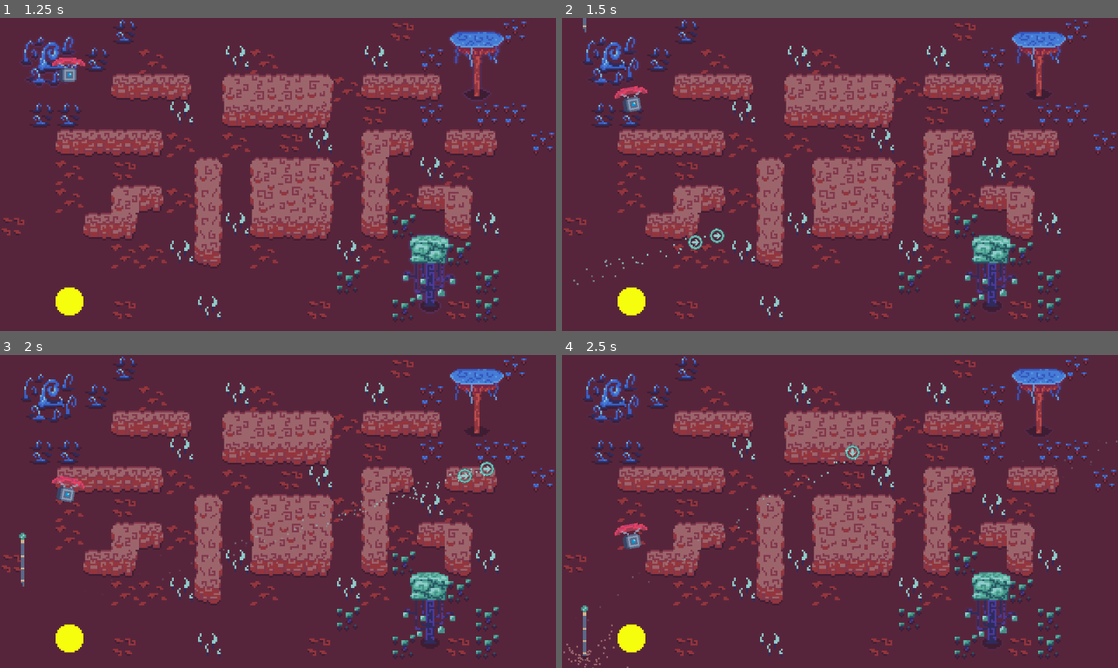
Above: before the commit, frames 1-4 (two rows, left to right).
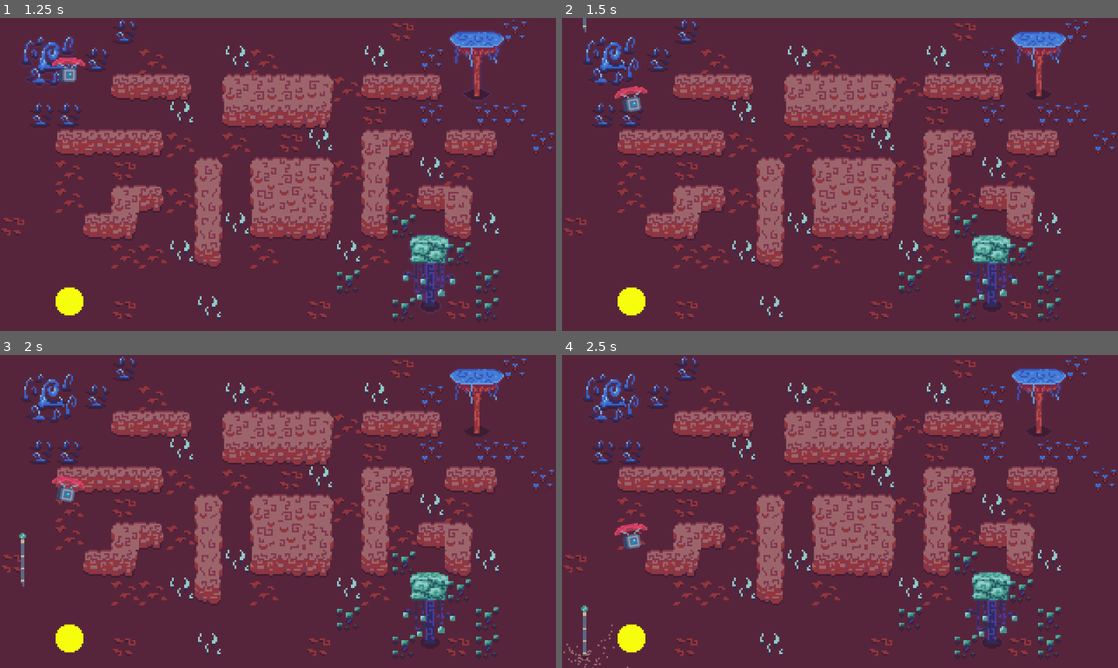
Above: after the commit, the same moments.

Repository: YannVeld/LD59
Game: Godot game, scene res://game_menu.tscn
The game is run twice, just before and just after one commit, with the same random seed, the same clock (stepped at 60 frames per second) and the same inputs.
Inputs (mouse positions are in pixels of both pictures, inside the frame that each line leads up to):
- Up to frame 1 (1.25 s): click "1" at 0.5 s
- Up to frame 2 (1.5 s): tap Enter at 1.25 s; move the mouse to (962, 158) at 1.27 s; hold D (move_right) from 1.28 s (still down)
- Up to frame 3 (2 s): keep holding D (move_right)
- Up to frame 4 (2.5 s): move the mouse to (728, 527) at 2.02 s; release D (move_right) at 2.03 s; hold Down (move_down) from 2.03 s (still down)

Frame 1 is identical in both runs. In frame 2, 0.2% of the frame differs, in the area x 2-30%, y 67-86%; in frame 3, 0.3%, in the area x 29-89%, y 34-72%; in frame 4, 0.2%.

Commit message:
Disallow transmission befor transmitter has landed

Diff:
--- a/Scripts/transmitter.gd
+++ b/Scripts/transmitter.gd
@@ -11,6 +11,8 @@
 @export
 var disable_aimguide = false
 
+var transmitter_ready = false
+
 
 # Called when the node enters the scene tree for the first time.
 func _ready() -> void:
@@ -19,6 +21,9 @@
 
 
 func _input(event) -> void:
+	if not transmitter_ready:
+		return
+
 	if event is InputEventKey:
 		direction = "null"
 		# Send signal packet
@@ -40,3 +45,8 @@
 			SignalPacketInstance.add_to_group("Signal Packets")
 			$"../SignalPackets".add_child(SignalPacketInstance)
 	return
+
+
+
+func _on_tower_landing_landing_animation_finished() -> void:
+	transmitter_ready = true
--- a/template.tscn
+++ b/template.tscn
@@ -59,4 +59,5 @@
 
 [connection signal="item_collected" from="Robot" to="GameManager" method="_on_robot_item_collected"]
 [connection signal="landing_zone_entered" from="Robot" to="GameManager" method="_on_robot_landing_zone_entered"]
+[connection signal="landing_animation_finished" from="TowerLanding" to="Transmitter" method="_on_tower_landing_landing_animation_finished"]
 [connection signal="pressed" from="PauseScreen/VBoxContainer/MainMenuButton" to="PauseScreen" method="_on_main_menu_button_pressed"]
